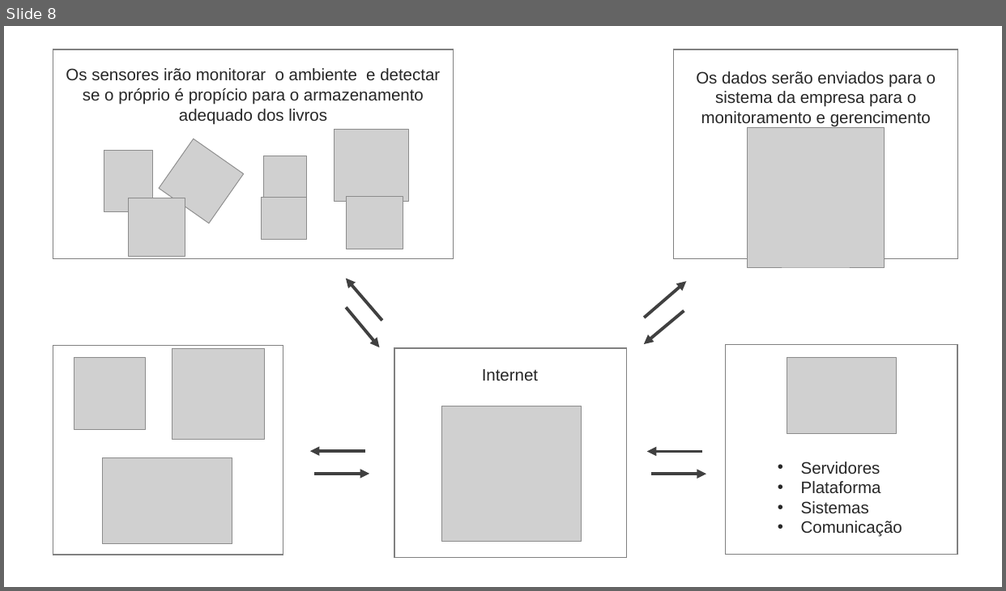
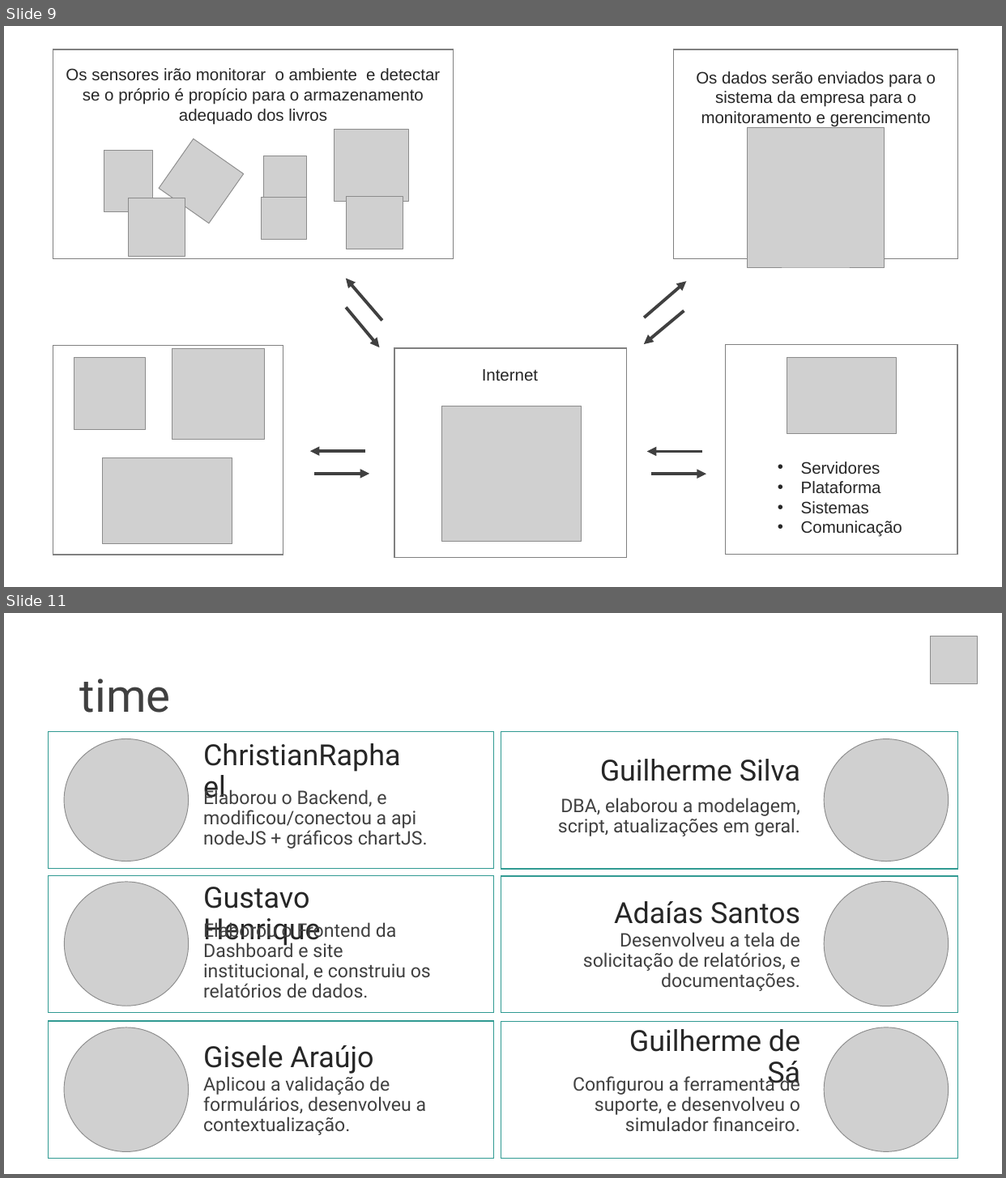
Before and after one commit to gui-ss/projeto-bandtec, a slide deck: documentacao/chameleon.pptx. Shown one above the other, each under a label of ours: slide 8 before the commit, slides 9 and 11 after it; the slides between them are not shown. The pictures are 1006x591 and 1006x1178 pixels, drawn with LibreOffice and Linux fonts; fonts in the diff are those of the drawing; grey boxes stand for pictures. Boxes give left, top, right and bottom in pixels: in the first picture for what was removed or moved away, otherwise in the second. Text is boxed around its words. In the diff, an @@ line names an element or a change of style, - is before the commit and + after.

```diff
--- a/documentacao/chameleon.pptx
+++ b/documentacao/chameleon.pptx
@@ slide 11 added at (4,613,1002,1174), background #FFFFFF @@
@@ picture added at (930,636,978,683) @@
@@ title added at (80,679,171,713), 44 pt, text #404040 @@
+time
@@ rectangle added at (49,731,493,869), outline #309A92 1 pt @@
@@ rectangle added at (501,732,957,870), outline #309A92 1 pt @@
@@ picture added at (64,739,188,861) @@
@@ text added at (196,754,421,790), 28 pt, text #262626 @@
+ChristianRaphael
@@ picture added at (824,739,948,861) @@
@@ text added at (600,759,800,781), 28 pt, text #262626 @@
+Guilherme Silva
@@ text added at (203,787,428,849), 18 pt, text #404040 @@
+Elaborou o Backend, e modificou/conectou a api nodeJS + gráficos chartJS.
@@ text added at (558,798,800,837), 18 pt, text #404040 @@
+DBA, elaborou a modelagem, script, atualizações em geral.
@@ rectangle added at (49,875,493,1013), outline #309A92 1 pt @@
@@ rectangle added at (501,876,957,1013), outline #309A92 1 pt @@
@@ picture added at (64,882,188,1006) @@
@@ text added at (203,887,321,947), 28 pt, text #262626 @@
+Gustavo Henrique
@@ text added at (614,901,800,924), 28 pt, text #262626 @@
+Adaías Santos
@@ picture added at (824,882,948,1007) @@
@@ text added at (203,920,431,998), 18 pt, text #404040 @@
+Elaborou o Frontend da Dashboard e site institucional, e construiu os relatórios de dados.
@@ text added at (583,932,800,991), 18 pt, text #404040 @@
+Desenvolveu a tela de solicitação de relatórios, e documentações.
@@ rectangle added at (49,1021,493,1159), outline #309A92 1 pt @@
@@ rectangle added at (501,1022,957,1160), outline #309A92 1 pt @@
@@ picture added at (64,1028,188,1152) @@
@@ text added at (203,1046,373,1074), 28 pt, text #262626 @@
+Gisele Araújo
@@ text added at (629,1029,800,1090), 28 pt, text #262626 @@
+Guilherme de Sá
@@ picture added at (824,1028,948,1152) @@
@@ text added at (573,1074,800,1131), 18 pt, text #404040 @@
+Configurou a ferramenta de suporte, e desenvolveu o
+simulador financeiro.
@@ text added at (203,1076,427,1135), 18 pt, text #404040 @@
+Aplicou a validação de formulários, desenvolveu a contextualização.
@@ what was slide 8 is now slide 9 @@
```
Also in this commit, not shown: 13 slides changed, 4 other slides added, 1 slide removed, 5 other files.
